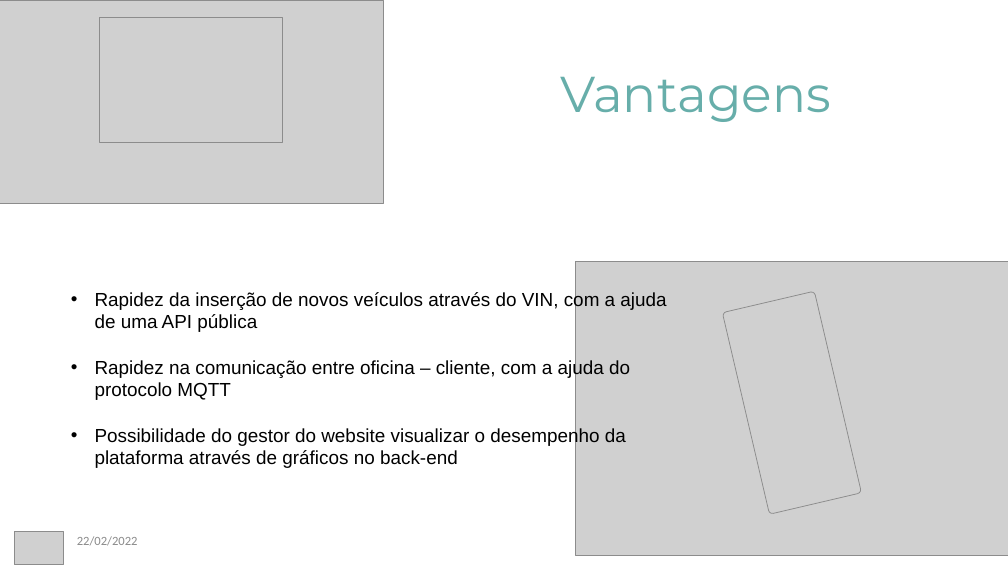
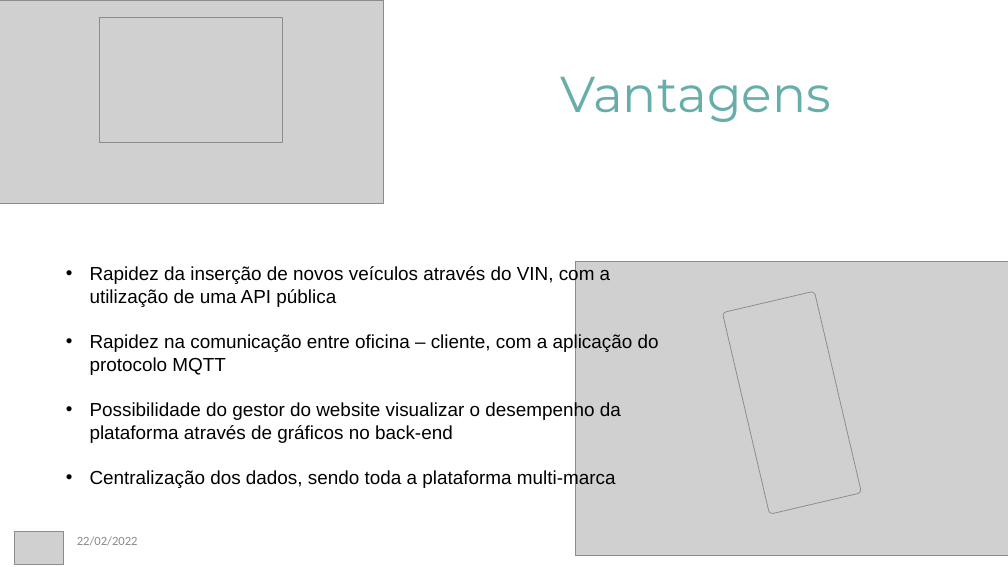
Before and after one commit to DiogoRCP/PSI_PROJETO_ADG, a slide deck: slide 5 of doc/PSI-Apresentação de Projeto Final 2.pptx. Drawn at 1008x567 pixels with LibreOffice and Linux fonts; fonts in the diff are those of the drawing; grey boxes stand for pictures. Boxes give left, top, right and bottom in pixels: in the first picture for what was removed or moved away, otherwise in the second. Text is boxed around its words. In the diff, an @@ line names an element or a change of style, - is before the commit and + after.

```diff
--- a/doc/PSI-Apresentação de Projeto Final 2.pptx
+++ b/doc/PSI-Apresentação de Projeto Final 2.pptx
@@ text "Rapidez da inserção de novos ...": place and size @@
-text "Rapidez da inserção de novos ..." at <box>95,291,666,468</box>
+text "Rapidez da inserção de novos ..." at <box>90,265,659,488</box>
@@ text at <box>90,265,659,375</box>: text changed @@
-• Rapidez da inserção de novos veículos através do VIN, com a ajuda de uma API pública
-• Rapidez na comunicação entre oficina – cliente, com a ajuda do protocolo MQTT
+• Rapidez da inserção de novos veículos através do VIN, com a utilização de uma API pública
+• Rapidez na comunicação entre oficina – cliente, com a aplicação do protocolo MQTT
@@ text at <box>90,469,616,488</box>: paragraph added @@
+• Centralização dos dados, sendo toda a plataforma multi-marca
```
Also in this commit, not shown: 3 other slides changed.
